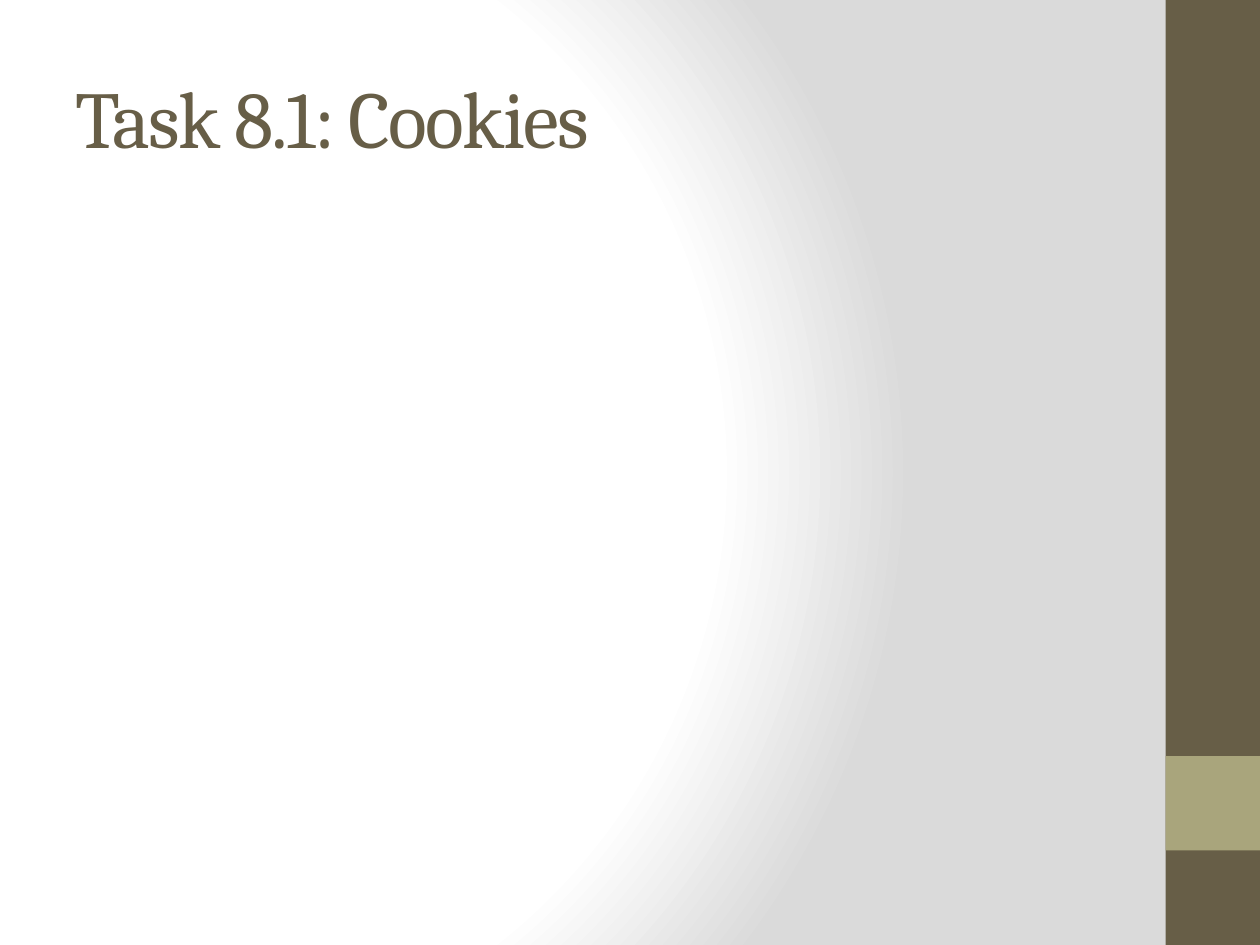
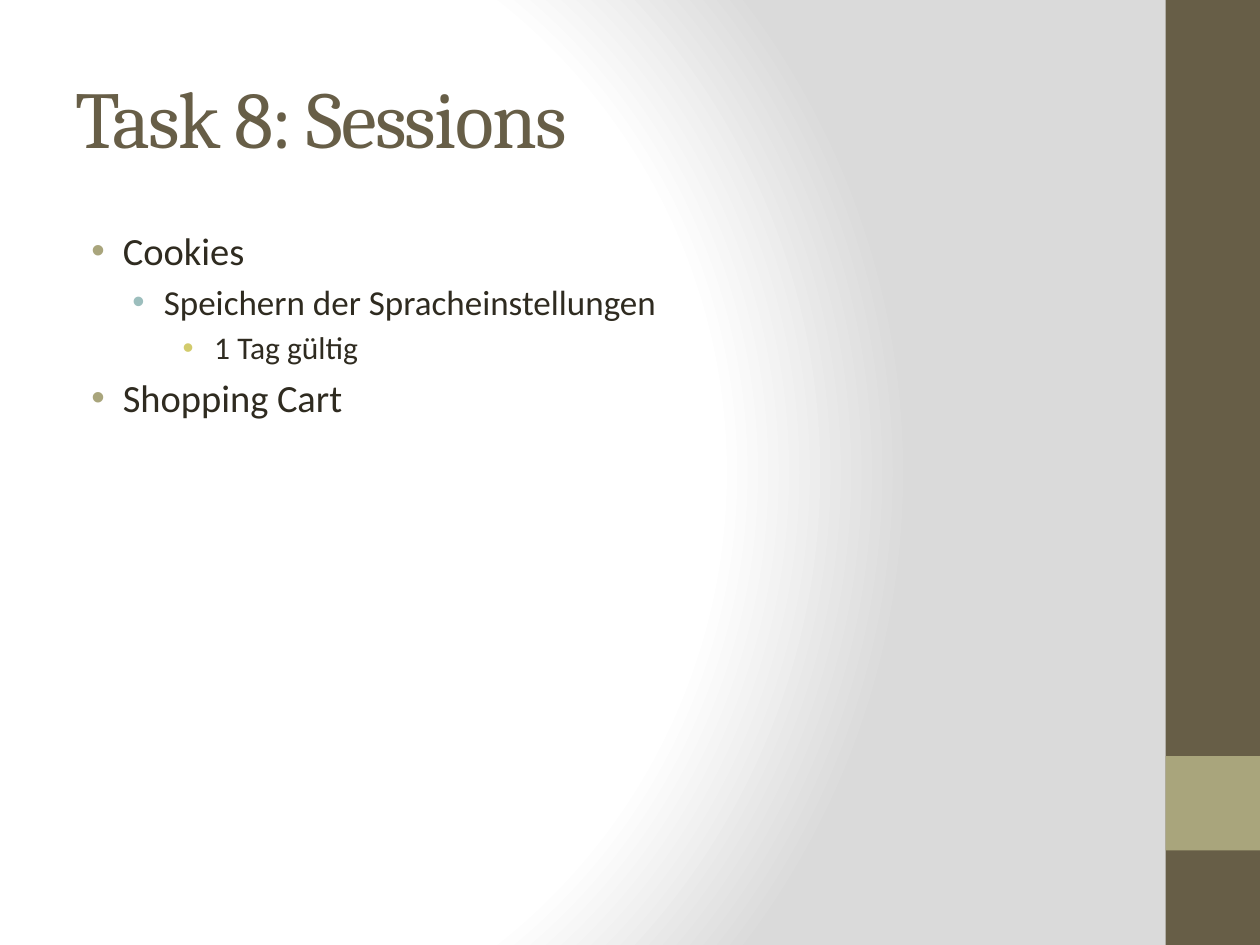
Before and after one commit to kochm8/ch.bfh.bti7054.w2014.p.beerwebshop, a slide deck: slide 11 of doc/Präsentation.pptx (slide 8 before the commit). Drawn at 1260x945 pixels with LibreOffice and Linux fonts; fonts in the diff are those of the drawing. Boxes give left, top, right and bottom in pixels: in the first picture for what was removed or moved away, otherwise in the second. Text is boxed around its words. In the diff, an @@ line names an element or a change of style, - is before the commit and + after.

```diff
--- a/doc/Präsentation.pptx
+++ b/doc/Präsentation.pptx
@@ title at (76, 92, 567, 149): text changed @@
-Task 8.1: Cookies
+Task 8: Sessions
@@ text added at (123, 238, 656, 419), 20 pt, text #2F2B20 @@
+• Cookies
+  • Speichern der Spracheinstellungen
+    • 1 Tag gültig
+• Shopping Cart
```
Also in this commit, not shown: 4 other slides changed, 7 slides added, 1 slide removed, 1 other file.
